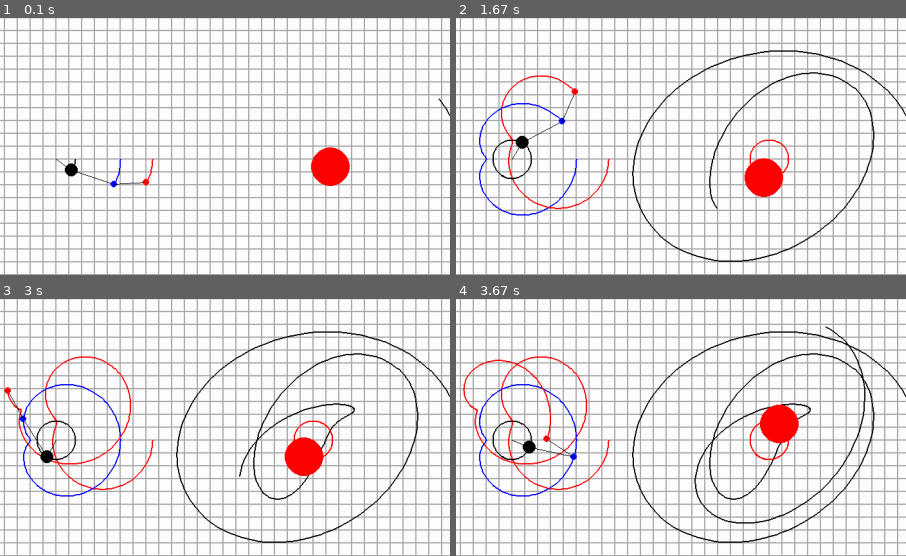
Above: before the commit, frames 1-4 (two rows, left to right).
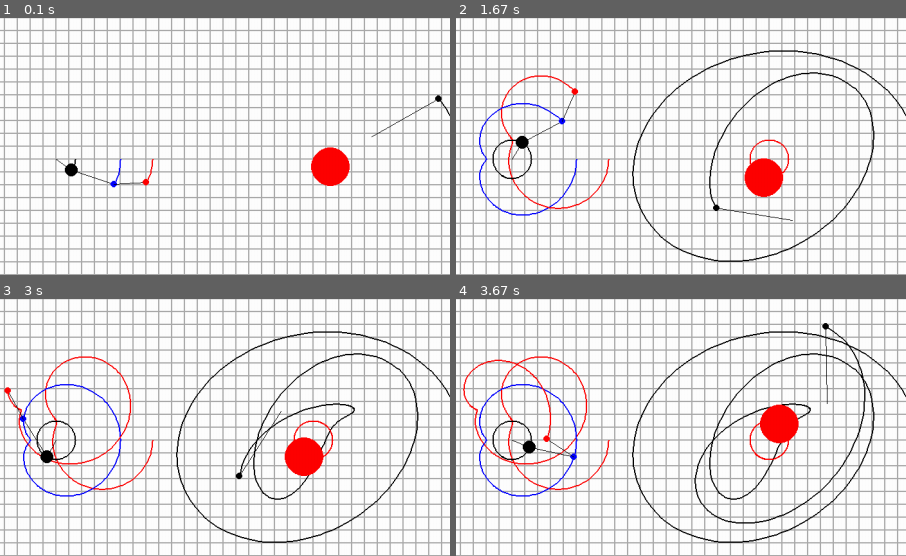
Above: after the commit, the same moments.

Repository: likeinlife/epicycles-simulate
Game: pygame game, started from epicycle/__main__.py
The game is run twice, just before and just after one commit, with the same random seed, the same clock (stepped at 60 frames per second) and the same inputs.
Inputs:
- Up to frame 1 (0.1 s): no input
- Up to frame 2 (1.67 s): no input
- Up to frame 3 (3 s): no input
- Up to frame 4 (3.67 s): no input
The pictures show only the part of the screen within x 15-65%, y 23-73%; the shares and areas given below are measured in that part.

The runs differ from the first frame. In frame 1, 0.1% of the frame differs, in the area x 82-99%, y 29-47%; in frame 2, 0.1%, in the area x 57-75%, y 72-79%; in frame 3, 0.1%; in frame 4, 0.1%.

Commit message:
Many windows

Diff:
--- /dev/null
+++ b/dearpywindow/__init__.py
@@ -0,0 +1 @@
+from . import menu
--- /dev/null
+++ b/dearpywindow/functions.py
@@ -0,0 +1,82 @@
+import dearpygui.dearpygui as dpg
+
+from epicycle import config, point
+
+
+def create_point():
+    visible = dpg.get_value('visible')
+    line = dpg.get_value('line')
+    tracer = dpg.get_value('tracer')
+    radius = dpg.get_value('radius')
+    color = dpg.get_value('color')
+    size = dpg.get_value('size')
+    color_rgb = config.Colors.get_color(color)
+
+    x = dpg.get_value('x')
+    y = dpg.get_value('y')
+    speed = dpg.get_value('speed')
+
+    p = point.Point(
+        point.Point2D(x, y),
+        speed,
+        radius,
+        size,
+        color_rgb,
+        visible,
+        line,
+        tracer,
+    )
+    dpg.set_value('figure', p)
+
+
+def update_point(figure):
+
+    figure.visible = dpg.get_value('visible')
+    figure.need_to_draw_connecting_line = dpg.get_value('line')
+    figure.need_to_draw_tracer = dpg.get_value('tracer')
+    figure.radius = dpg.get_value('radius')
+    color = dpg.get_value('color')
+    figure.size = dpg.get_value('size')
+
+    figure.color = config.Colors.get_color(color)
+
+    figure.center = point.Point2D(dpg.get_value('x'), dpg.get_value('y'))
+    figure.set_speed(dpg.get_value('speed'))
+
+
+def pause():
+    from epicycle import window
+    window.pause = not window.pause
+
+
+def clear_tracers():
+    from epicycle import window
+    window.clear_tracers()
+
+
+def del_object():
+    pass
+
+
+def add_child(figure):
+
+    visible = dpg.get_value('visible')
+    line = dpg.get_value('line')
+    tracer = dpg.get_value('tracer')
+    radius = dpg.get_value('radius')
+    color = dpg.get_value('color')
+    size = dpg.get_value('size')
+    color_rgb = config.Colors.get_color(color)
+
+    speed = dpg.get_value('speed')
+
+    p = figure.create_connected_point(
+        speed,
+        radius,
+        size,
+        color_rgb,
+        visible,
+        line,
+        tracer,
+    )
+    dpg.set_value('figure', p)
--- /dev/null
+++ b/dearpywindow/menu.py
@@ -0,0 +1,141 @@
+import dearpygui.dearpygui as dpg
+from typing_extensions import assert_never
+
+from epicycle import config, point
+
+from . import functions
+from .mode import Mode
+
+
+def create_point_menu():
+    dpg.configure_item('confirm', label='Create')
+    dpg.set_value('figure', 'CREATION')
+    dpg.set_value('mode', Mode.CREATE.value)
+
+
+def confirm_action(figures: type[point.PointCounterMeta]):
+    match dpg.get_value('mode'):
+        case Mode.CREATE.value:
+            functions.create_point()
+        case Mode.UPDATE.value:
+            functions.update_point(figures)
+        case _ as element:
+            assert_never(element)
+
+    update_point_menu(figures)
+
+
+def update_point_menu(figures: type[point.PointCounterMeta]):
+    dpg.configure_item('confirm', label='Update')
+    dpg.set_value('mode', Mode.UPDATE.value)
+    figure: point.Point = figures.points_list[dpg.get_value('figure')]
+    [figure.disable_selection() for figure in figures.points_list.values()]
+    figure.enable_selection()
+
+    dpg.set_value('visible', figure.visible)
+    dpg.set_value('tracer', figure.need_to_draw_tracer)
+    dpg.set_value('line', figure.need_to_draw_connecting_line)
+    dpg.set_value('color', figure.get_color())
+
+    dpg.set_value('x', int(figure.center.x))
+    dpg.set_value('y', int(figure.center.y))
+    dpg.set_value('speed', figure.get_speed())
+    dpg.set_value('radius', figure.radius)
+    dpg.set_value('size', figure.size)
+
+
+def update_figures_combobox(figures_list: type[point.PointCounterMeta]):
+    dpg.configure_item('figure', items=list(figures_list.points_list.keys()))
+
+
+def set_values():
+    with dpg.value_registry():
+        dpg.add_int_value(tag='mode', default_value=Mode.CREATE.value)
+
+def clear_selection(figures: type[point.PointCounterMeta]):
+    [figure.disable_selection() for figure in figures.points_list.values()]
+
+
+def main_window(figures: type[point.PointCounterMeta], WINDOW_HEIGHT: int, WINDOW_WIDTH: int,
+                 colors: type[config.Colors]):
+    with dpg.window(label="Figure setting", width=600, height=400, no_resize=True):
+        dpg.add_button(
+            label='New item',
+            callback=create_point_menu,
+        )
+        dpg.add_button(
+            label='Clear selection',
+            callback=lambda: clear_selection(figures),
+        )
+
+        with dpg.group(horizontal=True):
+            dpg.add_button(label='Update info', callback=lambda: update_figures_combobox(figures))
+            dpg.add_combo(
+                [],
+                label='Figure',
+                tag='figure',
+                callback=lambda: update_point_menu(figures),
+            )
+
+        with dpg.group(horizontal=True):
+            dpg.add_button(label='Clear objects', callback=functions.del_object)
+            dpg.add_button(label='||', callback=functions.pause)
+            dpg.add_button(label='Clear tracers', callback=functions.clear_tracers)
+
+
+def edit_point_window(figure: point.Point, WINDOW_HEIGHT: int, WINDOW_WIDTH: int,
+                 colors: type[config.Colors],):
+    with dpg.popup(parent=dpg.last_item()):
+        dpg.add_text(figure)
+
+        dpg.add_checkbox(label="Visible", tag='visible')
+        dpg.add_checkbox(label="Line", tag='line')
+        dpg.add_checkbox(label="Tracer", tag='tracer')
+        dpg.add_combo(colors.get_colors(), label='Choose color', tag='color', default_value='WHITE')
+
+        dpg.add_slider_int(label="x", min_value=0, max_value=WINDOW_WIDTH, tag='x')
+        dpg.add_slider_int(label="y", min_value=0, max_value=WINDOW_HEIGHT, tag='y')
+        dpg.add_slider_int(label="speed", min_value=-1000, max_value=1000, tag='speed')
+        dpg.add_slider_int(label="radius", min_value=0, max_value=1000, tag='radius')
+        dpg.add_slider_int(label="size", min_value=0, max_value=1000, tag='size')
+
+        dpg.add_listbox(figure.connected_points, label='Children')
+
+        dpg.add_button(label='Update', tag='update', callback=lambda: functions.update_point(figure))
+        dpg.add_button(label='Add child', tag='add_child')
+
+
+def add_child_window(figure: point.Point, colors: type[config.Colors],):
+    with dpg.popup(parent=dpg.last_item(), modal=True):
+        dpg.add_text(f'{figure} > adding child')
+
+        dpg.add_checkbox(label="Visible", tag='visible', default_value=True)
+        dpg.add_checkbox(label="Line", tag='line', default_value=True)
+        dpg.add_checkbox(label="Tracer", tag='tracer', default_value=True)
+        dpg.add_combo(colors.get_colors(), label='Choose color', tag='color', default_value='WHITE')
+
+        dpg.add_slider_int(label="speed", min_value=-1000, max_value=1000, tag='speed')
+        dpg.add_slider_int(label="radius", min_value=0, max_value=1000, tag='radius')
+        dpg.add_slider_int(label="size", min_value=0, max_value=1000, tag='size')
+
+        dpg.add_listbox(figure.connected_points, label='Children')
+
+        dpg.add_button(label='Create', tag='create_child', callback=lambda: functions.add_child(figure))
+
+def main(
+    figures: type[point.PointCounterMeta],
+    WINDOW_HEIGHT: int,
+    WINDOW_WIDTH: int,
+    colors: type[config.Colors],
+):
+    dpg.create_context()
+    dpg.create_viewport(width=600, height=400, resizable=False)
+    dpg.setup_dearpygui()
+
+
+    set_values()
+    main_window(figures, WINDOW_HEIGHT, WINDOW_WIDTH, colors)
+
+    dpg.show_viewport()
+    dpg.start_dearpygui()
+    dpg.destroy_context()
--- /dev/null
+++ b/dearpywindow/mode.py
@@ -0,0 +1,6 @@
+from enum import Enum
+
+
+class Mode(Enum):
+    UPDATE = 0
+    CREATE = 1
--- a/epicycle/__main__.py
+++ b/epicycle/__main__.py
@@ -1,7 +1,5 @@
-from .window import event_loop
-
-
 def main():
+    from .window import event_loop
     event_loop()
 
 
--- a/epicycle/config.py
+++ b/epicycle/config.py
@@ -1,6 +1,3 @@
-from dataclasses import dataclass
-
-
 class Config:
     SCREEN_WIDTH = 1400
     SCREEN_HEIGHT = 800
@@ -18,8 +15,27 @@
     BLUE = (0, 0, 255)
     MAGENTA = (127, 0, 127)
     CYAN = (0, 127, 127)
-    BACKGROUND = WHITE
-    TRANSPARENT = (255, 255, 255, 0)
-    GRID_COLOR = LIGHT_GRAY
 
-    CONNECT_COLOR = BLACK
+    _BACKGROUND = WHITE
+    _TRANSPARENT = (255, 255, 255, 0)
+    _GRID_COLOR = LIGHT_GRAY
+
+    _CONNECT_COLOR = BLACK
+    _SELECT_COLOR = (150, 50, 150)
+
+    @classmethod
+    def get_colors(cls) -> list[str]:
+        return [color for color in cls.__dict__ if color.isupper() and not color.startswith('_')]
+
+    @classmethod
+    def find_color_by_value(cls, color_value: tuple) -> str:
+        """color_value = '(0, 0, 0)'"""
+        colors = cls.get_colors()
+        for color in colors:
+            if getattr(cls, color) == color_value:
+                return color
+        raise IndexError('Incorrect color')
+
+    @classmethod
+    def get_color(cls, color: str) -> tuple[int, int, int]:
+        return getattr(cls, color)
--- a/epicycle/create_points.py
+++ b/epicycle/create_points.py
@@ -1,5 +1,5 @@
 from .config import Colors, Config
-from .calculate import Point, Point2D
+from .point import Point, Point2D
 
 point1 = Point(Point2D(300, 400), 200, 30, 10, Colors.BLACK)
 point2 = point1.create_connected_point(100, 70, 5, Colors.BLUE)
@@ -13,4 +13,4 @@
 
 middle_point = Point(Point2D(Config.SCREEN_WIDTH // 2, Config.SCREEN_HEIGHT // 2), 140, 30, 30, Colors.RED)
 mid_p_2 = middle_point.create_connected_point(-200, 80, 20, Colors.CYAN, False, False, False)
-mid_p_2.create_connected_point(-160, 120, 5, Colors.BLACK).disable_point().disable_line()
+mid_p_2.create_connected_point(-160, 120, 5, Colors.BLACK)
--- a/epicycle/drawer.py
+++ b/epicycle/drawer.py
@@ -1,13 +1,15 @@
-from .calculate import Point, Point2D
 import pygame as pg
+
 from epicycle.config import Colors, Config
+
+from .point import Point, Point2D
 
 
 def drawGrid(surface):
     for x in range(0, Config.SCREEN_WIDTH, Config.GRID_SIDE):
         for y in range(0, Config.SCREEN_HEIGHT, Config.GRID_SIDE):
             rect = pg.Rect(x, y, Config.GRID_SIDE, Config.GRID_SIDE)
-            pg.draw.rect(surface, Colors.GRID_COLOR, rect, 1)
+            pg.draw.rect(surface, Colors._GRID_COLOR, rect, 1)
 
 
 def draw_point(surface, point: Point, tracers_surface):
@@ -19,9 +21,12 @@
         if point.need_to_draw_tracer:  # tracer
             pg.draw.line(tracers_surface, point.color, first_point, second_point, 2)
         if point.need_to_draw_connecting_line:  # connecting line
-            pg.draw.line(surface, Colors.CONNECT_COLOR, point.point.coordinates, point.center.coordinates)
-        if point.need_to_draw_point:  # point
+            pg.draw.line(surface, Colors._CONNECT_COLOR, point.point.coordinates, point.center.coordinates)
+        if point.visible:  # point
             pg.draw.circle(surface, point.color, point.point.coordinates, point.size)
+        if point.selected:
+            if pg.time.get_ticks() % 500 < 300:
+                pg.draw.circle(surface, Colors._SELECT_COLOR, point.point.coordinates, point.size + 50 / point.size)
 
 
 def validate_coordinates(coordinates: Point2D) -> bool:
--- a/epicycle/calculate.py
+++ b/epicycle/point.py
@@ -1,7 +1,9 @@
 from __future__ import annotations
-from math import pi, sin, cos
+
+from math import cos, pi, sin
 from typing import Any
-from typing_extensions import Self
+
+from .config import Colors
 
 
 class Point2D:
@@ -15,16 +17,16 @@
         return self.x, self.y
 
     def __repr__(self) -> str:
-        return f'x = {self.x}, y = {self.y}'
+        return f'x = {self.x:.1f}, y = {self.y:.1f}'
 
 
 class PointCounterMeta(type):
 
-    points_list: list[Point] = []
+    points_list: dict[str, Point] = {}
 
     def __call__(cls, *args: Any, **kwds: Any) -> Any:
         instance = super().__call__(*args, **kwds)
-        cls.points_list.append(instance)
+        cls.points_list[str(instance)] = instance
         return instance
 
 
@@ -37,7 +39,7 @@
         radius: int,
         size: int,
         color: tuple[int, int, int],
-        need_to_draw_point: bool = True,
+        visible: bool = True,
         need_to_draw_connecting_line: bool = True,
         need_to_draw_tracer: bool = True,
     ) -> None:
@@ -52,9 +54,11 @@
         self.radius: int = radius
         self.size: int = size
         self.color: tuple[int, int, int] = color
-        self.need_to_draw_point = need_to_draw_point
+        self.visible = visible
         self.need_to_draw_tracer = need_to_draw_tracer
         self.need_to_draw_connecting_line = need_to_draw_connecting_line
+
+        self.selected = False
 
         self.connected_points: list[Point] = []
         self.offset = 0
@@ -75,7 +79,7 @@
         radius: int,
         size: int,
         color: tuple[int, int, int],
-        need_to_draw: bool = True,
+        visible: bool = True,
         need_to_draw_connecting_line: bool = True,
         need_to_draw_tracer: bool = True,
     ) -> Point:
@@ -85,24 +89,24 @@
             radius,
             size,
             color,
-            need_to_draw,
+            visible,
             need_to_draw_connecting_line,
             need_to_draw_tracer,
         )
         self.connected_points.append(another_point)
         return another_point
 
-    def disable_point(self):
-        self.need_to_draw_point = False
-        return self
+    def get_speed(self) -> float:
+        return 360 * 60 * self.speed / (2 * pi)
 
-    def disable_tracer(self):
-        self.need_to_draw_tracer = False
-        return self
+    def set_speed(self, minutes: int):
+        self.speed = self.__minutes_to_radians(minutes)
 
-    def disable_line(self):
-        self.need_to_draw_connecting_line = False
-        return self
+    def enable_selection(self):
+        self.selected = True
+
+    def disable_selection(self):
+        self.selected = False
 
     def __calculate_connected_points(self):
         for point in self.connected_points:
@@ -113,6 +117,12 @@
         if self.offset >= 2 * pi:
             self.offset -= 2 * pi
 
+    def get_color(self) -> str:
+        return Colors.find_color_by_value(self.color)
+
     @staticmethod
     def __minutes_to_radians(minutes: int) -> float:
         return 2 * pi * minutes / (360 * 60)
+
+    def __repr__(self) -> str:
+        return f'{Colors.find_color_by_value(self.color)} - {self.center} > {self.speed:.1f}'
--- a/epicycle/window.py
+++ b/epicycle/window.py
@@ -1,37 +1,43 @@
 import pygame as pg
 
-from . import create_points
+from . import create_points, drawer
 from .config import Colors, Config
-from .calculate import PointCounterMeta
-from . import drawer
+from .point import PointCounterMeta
 
 pg.init()
 clock = pg.time.Clock()
 
 screen = pg.display.set_mode((Config.SCREEN_WIDTH, Config.SCREEN_HEIGHT))
-screen.fill(Colors.BACKGROUND)
+screen.fill(Colors._BACKGROUND)
 
 background = pg.Surface((Config.SCREEN_WIDTH, Config.SCREEN_HEIGHT))
 tracers = pg.Surface((Config.SCREEN_WIDTH, Config.SCREEN_HEIGHT), pg.SRCALPHA)
 foreground = pg.Surface((Config.SCREEN_WIDTH, Config.SCREEN_HEIGHT), pg.SRCALPHA)
 
+pause = False
+
+
+def clear_tracers():
+    tracers.fill(Colors._TRANSPARENT)
+
 
 def event_loop():
     while True:
-        pg.display.set_caption(str(clock.get_fps()))
-        background.fill(Colors.TRANSPARENT)
-        foreground.fill(Colors.TRANSPARENT)
-        drawer.drawGrid(background)
+        if not pause:
+            pg.display.set_caption(str(clock.get_fps()))
+            background.fill(Colors._TRANSPARENT)
+            foreground.fill(Colors._TRANSPARENT)
+            drawer.drawGrid(background)
 
-        for point in PointCounterMeta.points_list:
-            drawer.draw_point(foreground, point, tracers)
-        for event in pg.event.get():
-            if event.type == pg.QUIT:
-                exit()
+            for _, point in PointCounterMeta.points_list.items():
+                drawer.draw_point(foreground, point, tracers)
+            for event in pg.event.get():
+                if event.type == pg.QUIT:
+                    exit()
 
-        clock.tick(Config.FPS)
-        background.blit(tracers, (0, 0))
-        background.blit(foreground, (0, 0))
-        screen.blit(background, (0, 0))
+            clock.tick(Config.FPS)
+            background.blit(tracers, (0, 0))
+            background.blit(foreground, (0, 0))
+            screen.blit(background, (0, 0))
 
-        pg.display.update()
+            pg.display.update()
--- /dev/null
+++ b/main.py
@@ -0,0 +1,25 @@
+import threading
+
+import dearpywindow
+from epicycle import __main__, config, point
+
+
+def pg():
+    __main__.main()
+
+
+def pgui():
+    dearpywindow.menu.main(
+        point.PointCounterMeta,
+        config.Config.SCREEN_HEIGHT,
+        config.Config.SCREEN_WIDTH,
+        config.Colors,
+    )
+
+
+if __name__ == '__main__':
+    pg_thread = threading.Thread(target=pg)
+    pgui_thread = threading.Thread(target=pgui)
+
+    pgui_thread.start()
+    pg_thread.start()
--- a/pyproject.toml
+++ b/pyproject.toml
@@ -9,6 +9,7 @@
 python = "^3.10"
 pillow = "^9.4.0"
 pygame = "^2.3.0"
+dearpygui = "^1.9.1"
 
 
 [tool.poetry.group.dev.dependencies]
Not shown, changed: poetry.lock
